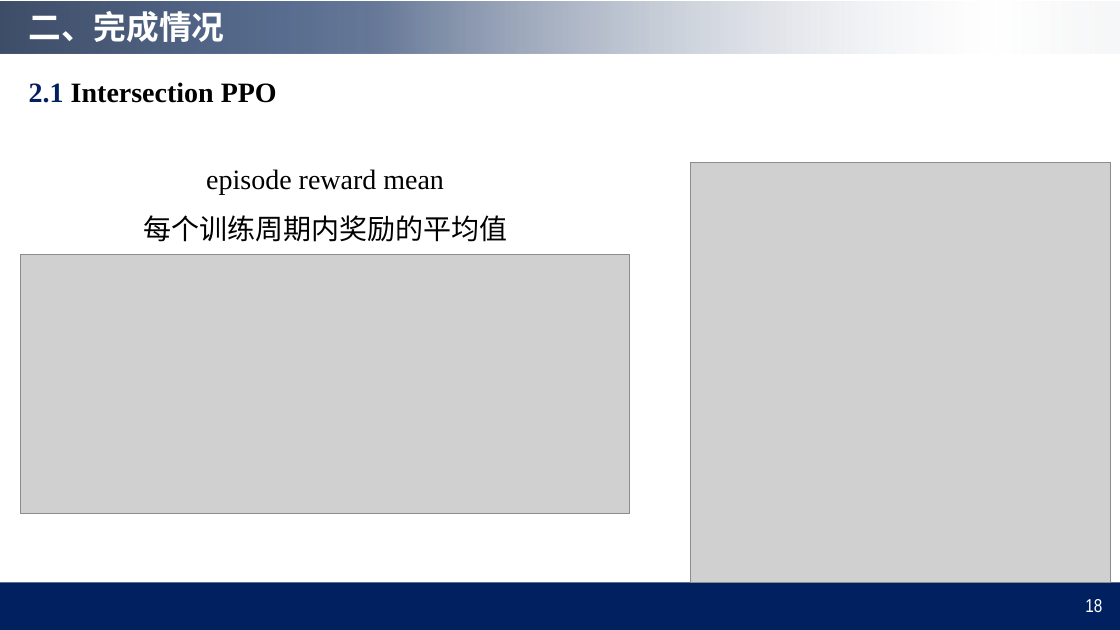
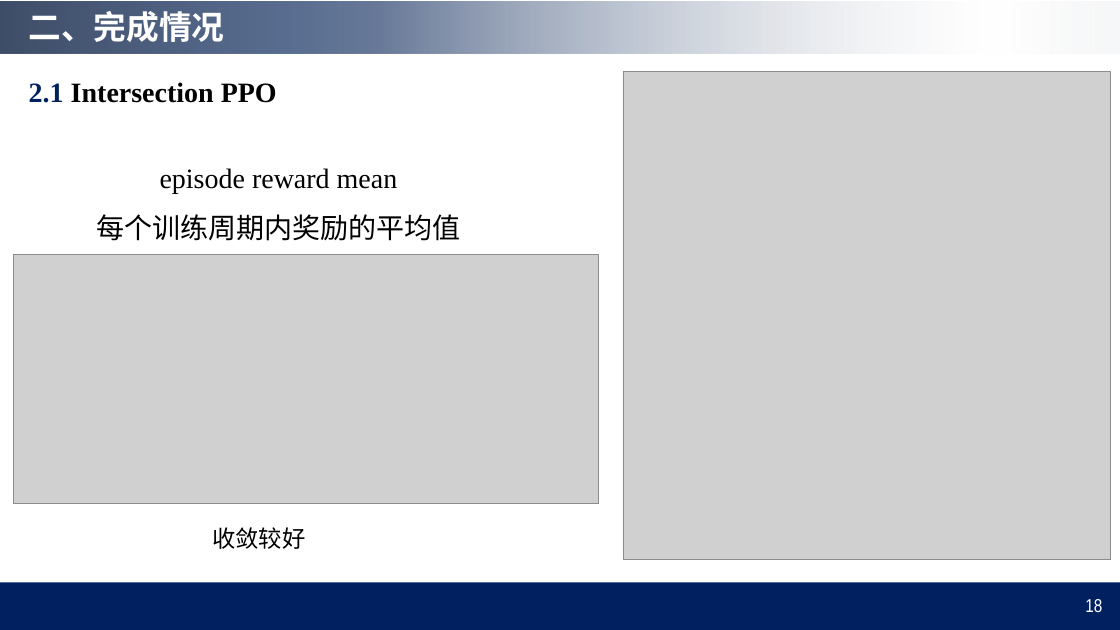
Before and after one commit to QinCheng0928/RL, a slide deck: slide 18 of 组会汇报.pptx. Drawn at 1120x630 pixels with LibreOffice and Linux fonts; fonts in the diff are those of the drawing; grey boxes stand for pictures; background and template pictures are left out. Boxes give left, top, right and bottom in pixels: in the first picture for what was removed or moved away, otherwise in the second. Text is boxed around its words. In the diff, an @@ line names an element or a change of style, - is before the commit and + after.

```diff
--- a/组会汇报.pptx
+++ b/组会汇报.pptx
@@ picture: place and size @@
-picture at box(691, 162, 1111, 582)
+picture at box(623, 72, 1112, 560)
@@ text "episode reward mean": place and size @@
-text "episode reward mean" at box(143, 169, 507, 242)
+text "episode reward mean" at box(96, 168, 460, 241)
@@ picture: place and size @@
-picture at box(20, 255, 630, 514)
+picture at box(13, 255, 598, 503)
@@ text added at box(212, 527, 305, 549), 20 pt, text #000000 @@
+收敛较好
```
Also in this commit, not shown: 2 other slides changed, 1 slide added.
